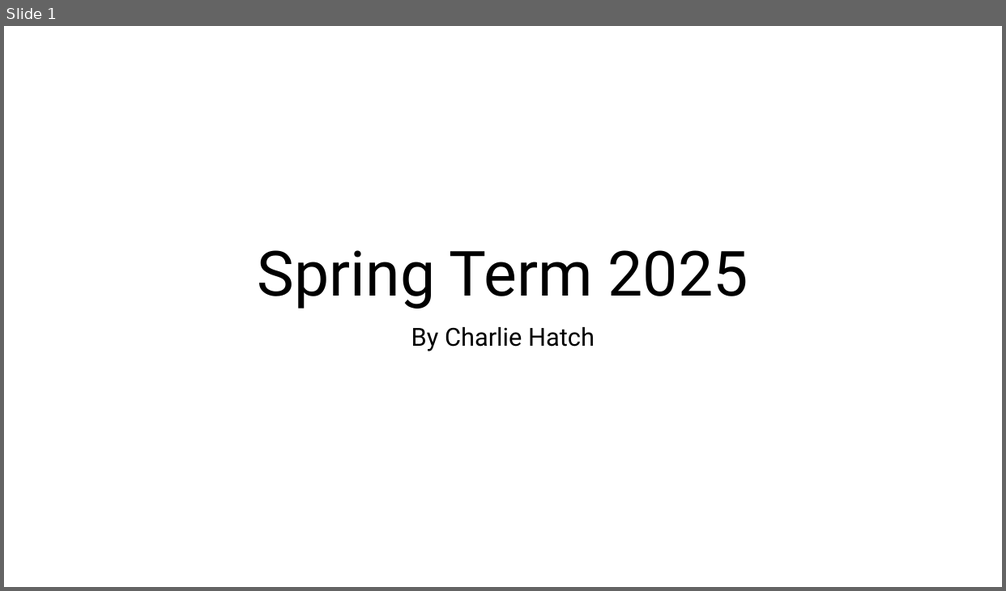
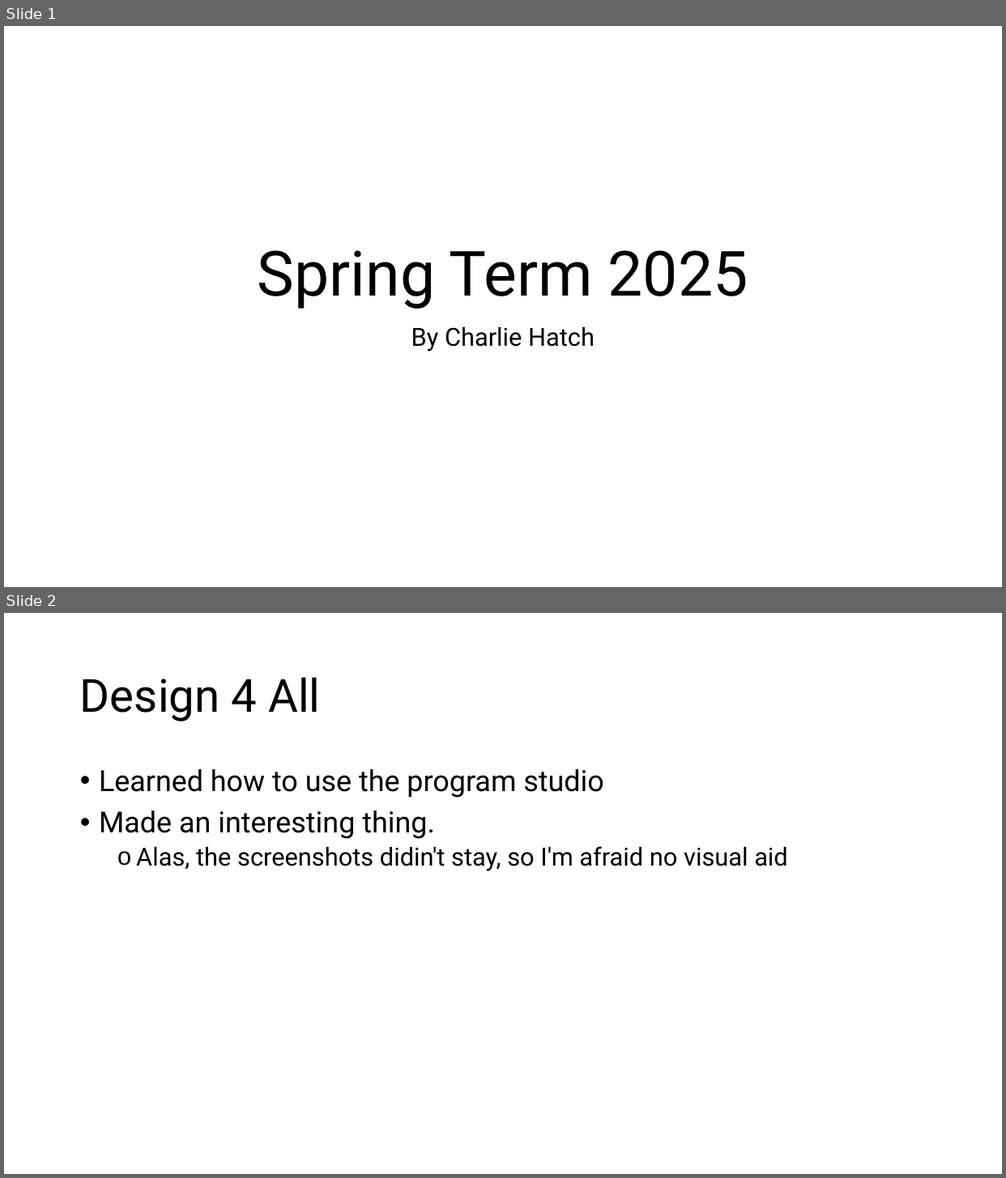
Before and after one commit to NPITX-programs/Presentations, a slide deck: Spring 2025 Presentation/Spring 2025.pptx. Shown one above the other, each under a label of ours: slide 1 before the commit, slides 1 and 2 after it. The pictures are 1006x591 and 1006x1178 pixels, drawn with LibreOffice and Linux fonts; fonts in the diff are those of the drawing. Boxes give left, top, right and bottom in pixels: in the first picture for what was removed or moved away, otherwise in the second. Text is boxed around its words. In the diff, an @@ line names an element or a change of style, - is before the commit and + after.

Commit message:
Design 4 All

```diff
--- a/Spring 2025 Presentation/Spring 2025.pptx
+++ b/Spring 2025 Presentation/Spring 2025.pptx
@@ slide 2 added at <box>4,613,1002,1174</box>, background #FFFFFF @@
@@ title added at <box>80,677,320,722</box>, 44 pt, text #000000 @@
+Design 4 All
@@ text added at <box>99,769,788,871</box>, 28 pt, text #000000 @@
+• Learned how to use the program studio
+• Made an interesting thing.
+  o Alas, the screenshots didin't stay, so I'm afraid no visual aid
```
